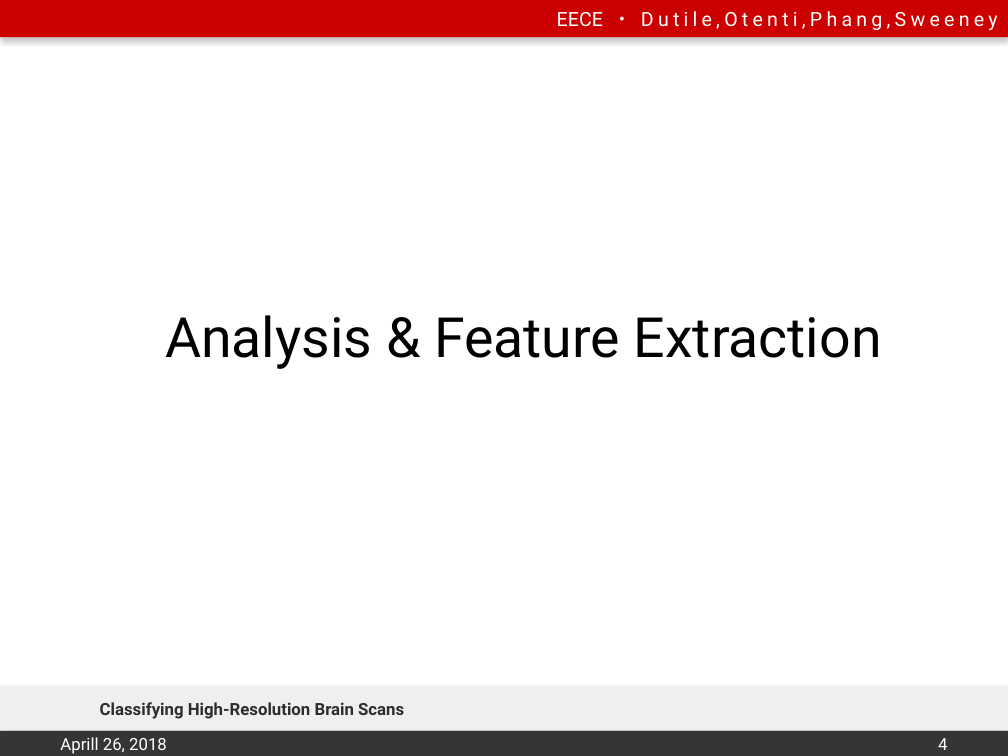
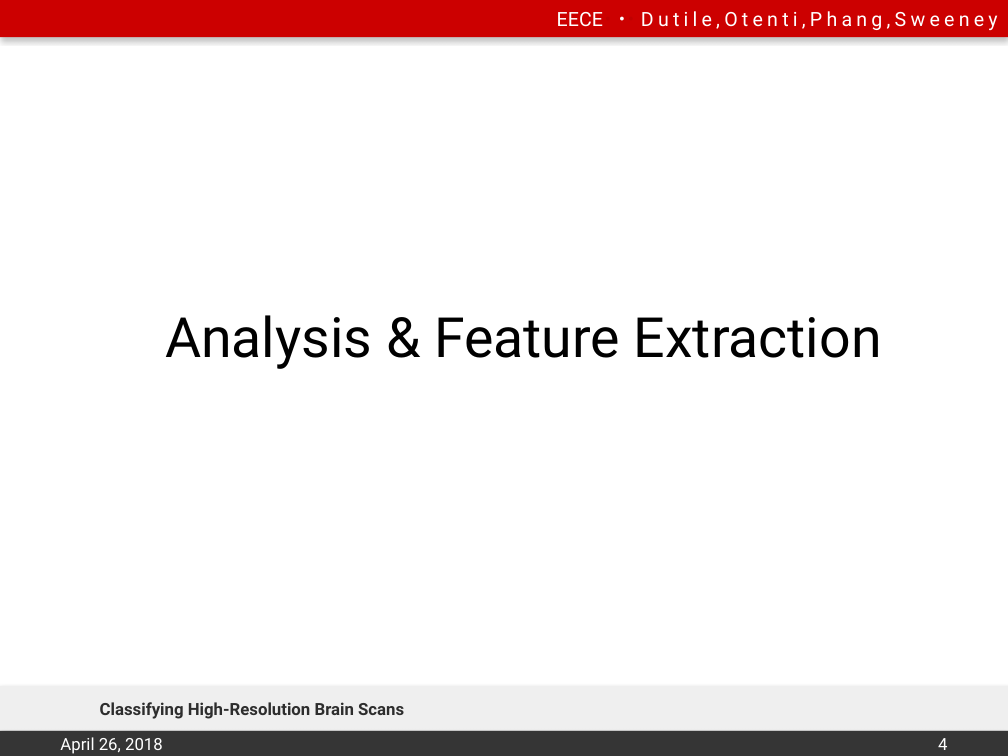
Before and after one commit to emily-jean/ml-brains, a slide deck: slide 4 of presentation/DutileOtentiPhangSweeney.pptx. Drawn at 1008x756 pixels with LibreOffice and Linux fonts; fonts in the diff are those of the drawing; background and template pictures are left out. Boxes give left, top, right and bottom in pixels: in the first picture for what was removed or moved away, otherwise in the second. Text is boxed around its words. In the diff, an @@ line names an element or a change of style, - is before the commit and + after.

```diff
--- a/presentation/DutileOtentiPhangSweeney.pptx
+++ b/presentation/DutileOtentiPhangSweeney.pptx
@@ text at <box>60,737,163,754</box>: text changed @@
-Aprill 26, 2018
+April 26, 2018
```
Also in this commit, not shown: 12 other slides changed.
